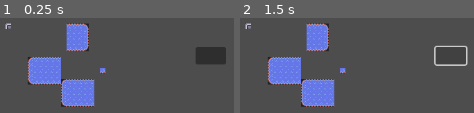
Above: before the commit, frames 1-2 (left to right).
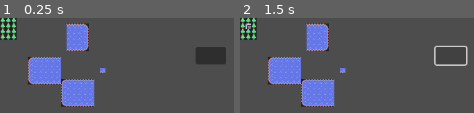
Above: after the commit, the same moments.

Repository: alexanderono7/forest-fires-godot
Game: Godot game, scene res://main.tscn
Same seed, same stepped clock (60 frames per second), same inputs: the game is played once before the commit and once after it. The project has no main scene, so this scene is started directly.
Inputs (mouse positions are in pixels of both pictures, inside the frame that each line leads up to):
- Up to frame 1 (0.25 s): no input
- Up to frame 2 (1.5 s): click (450, 56) at 0.5 s; click (450, 56) at 1.25 s

The runs differ from the first frame. In frame 1, 1.6% of the frame differs, in the area x 0-8%, y 0-24%; in frame 2, 1.5%.

Commit message:
able to get atlas coordinates of tile

Diff:
--- a/main.gd
+++ b/main.gd
@@ -4,15 +4,18 @@
 	return self.get_child(0)
 
 func _ready():
+	# tree = [5,5]
+	# fire = [8,8]
 	print("bruh!")
 	var width:int = 3
 	var height:int = 4
 	for i in range(width):
 		for j in range(height):
-			tilemap().set_cell(Vector2(1,1),0,Vector2(0,0),0)
+			tilemap().set_cell(Vector2(i,j),0,Vector2(5,5),0)
 			print(tilemap().get_cell_tile_data(Vector2(i,j)))
+			print(tilemap().get_cell_atlas_coords(Vector2(i,j)))
 			#self.get_child(0).set_cell(Vector2(3,3),0,Vector2(0,0),0)
 
 
-func _process(delta = 0.1):
+func _process(delta):
 	pass
